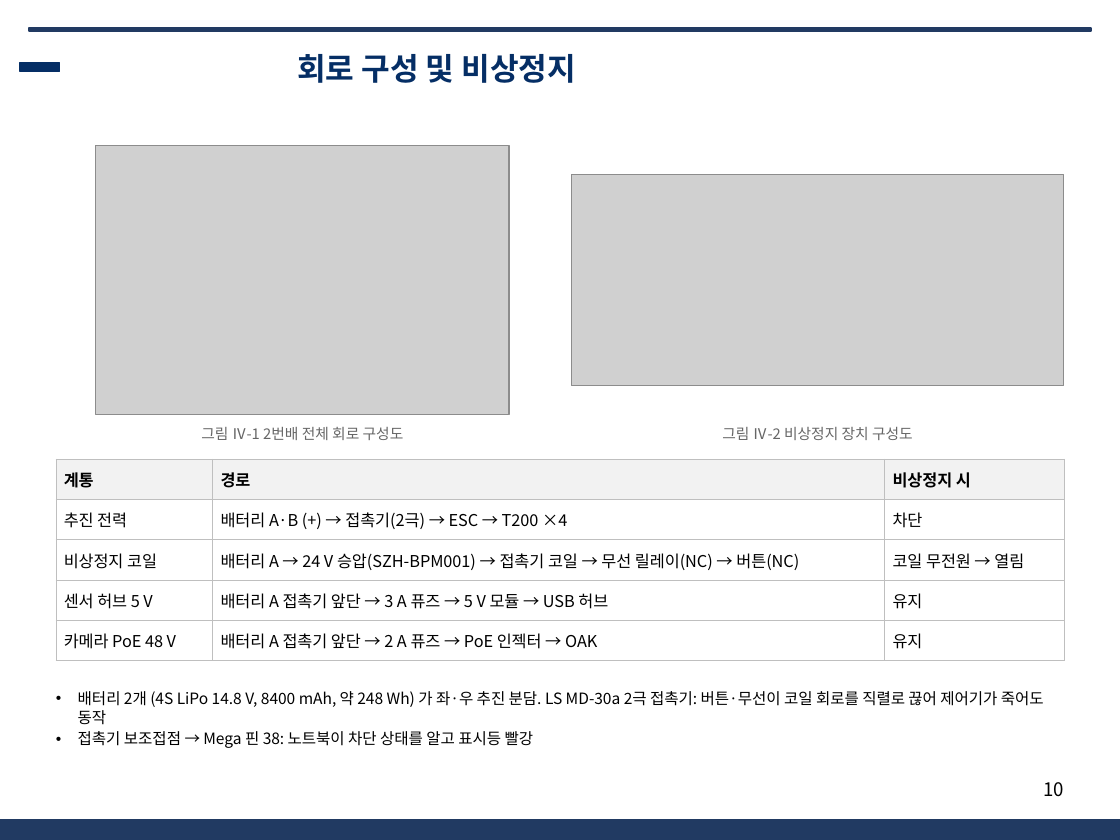
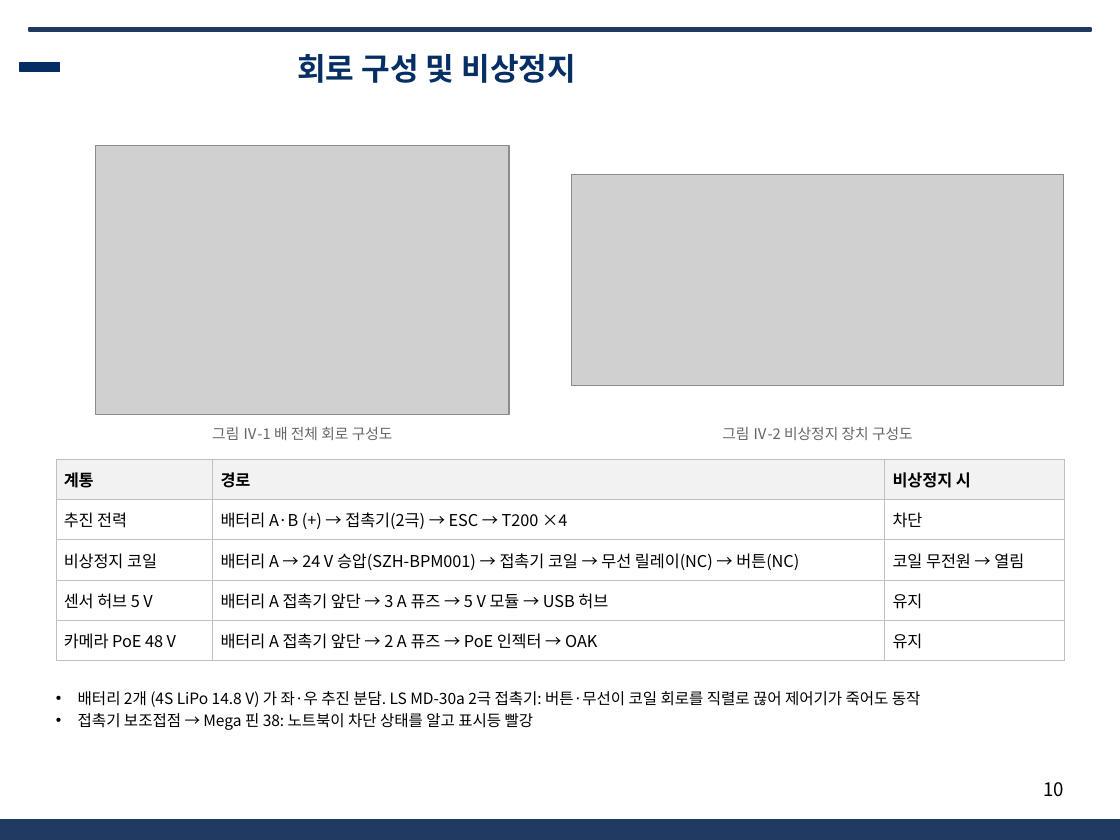
Before and after one commit to unmatsutake377-rgb/ros2_ws, a slide deck: slide 10 of docs/전달용/보고서_분담/발표자료_SSF_B.pptx. Drawn at 1120x840 pixels with LibreOffice and Linux fonts; fonts in the diff are those of the drawing; grey boxes stand for pictures; background and template pictures are left out. Boxes give left, top, right and bottom in pixels: in the first picture for what was removed or moved away, otherwise in the second. Text is boxed around its words. In the diff, an @@ line names an element or a change of style, - is before the commit and + after.

```diff
--- a/docs/전달용/보고서_분담/발표자료_SSF_B.pptx
+++ b/docs/전달용/보고서_분담/발표자료_SSF_B.pptx
@@ text at [212, 427, 393, 440]: text changed @@
-그림 Ⅳ-1 2번배 전체 회로 구성도
+그림 Ⅳ-1 배 전체 회로 구성도
@@ text at [78, 691, 921, 707]: text changed @@
-• 배터리 2개 (4S LiPo 14.8 V, 8400 mAh, 약 248 Wh) 가 좌·우 추진 분담. LS MD-30a 2극 접촉기: 버튼·무선이 코일 회로를 직렬로 끊어 제어기가 죽어도 동작
+• 배터리 2개 (4S LiPo 14.8 V) 가 좌·우 추진 분담. LS MD-30a 2극 접촉기: 버튼·무선이 코일 회로를 직렬로 끊어 제어기가 죽어도 동작
```
Also in this commit, not shown: 3 other slides changed, 31 other files.
